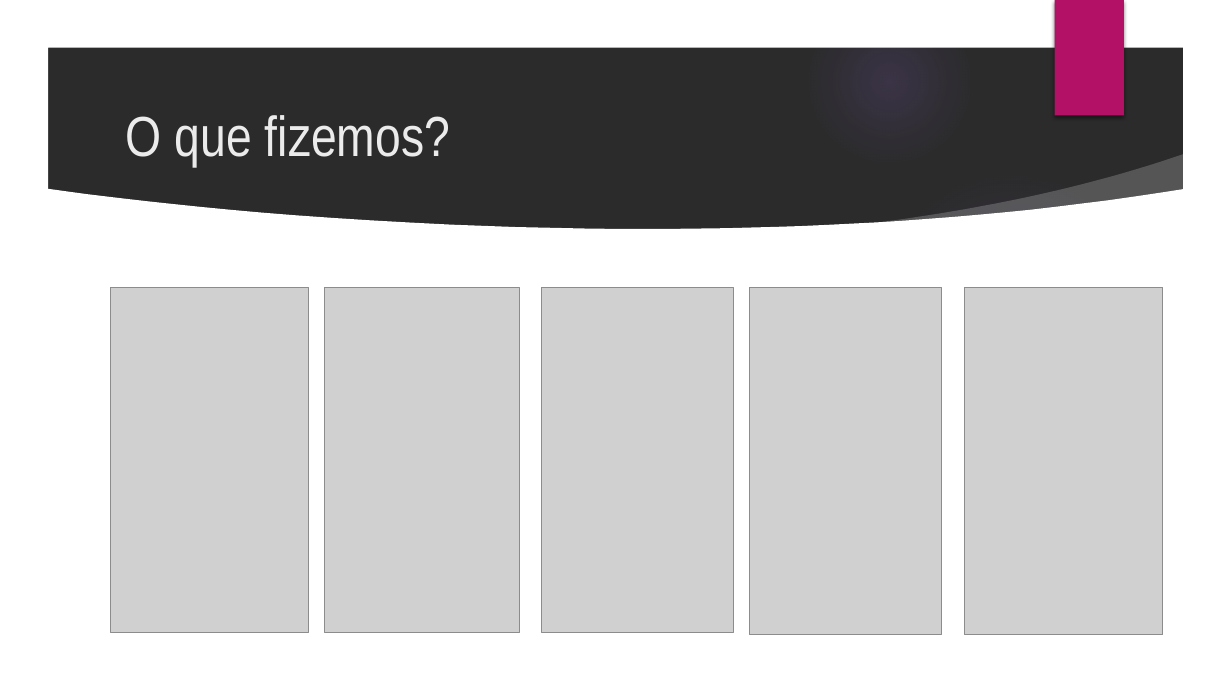
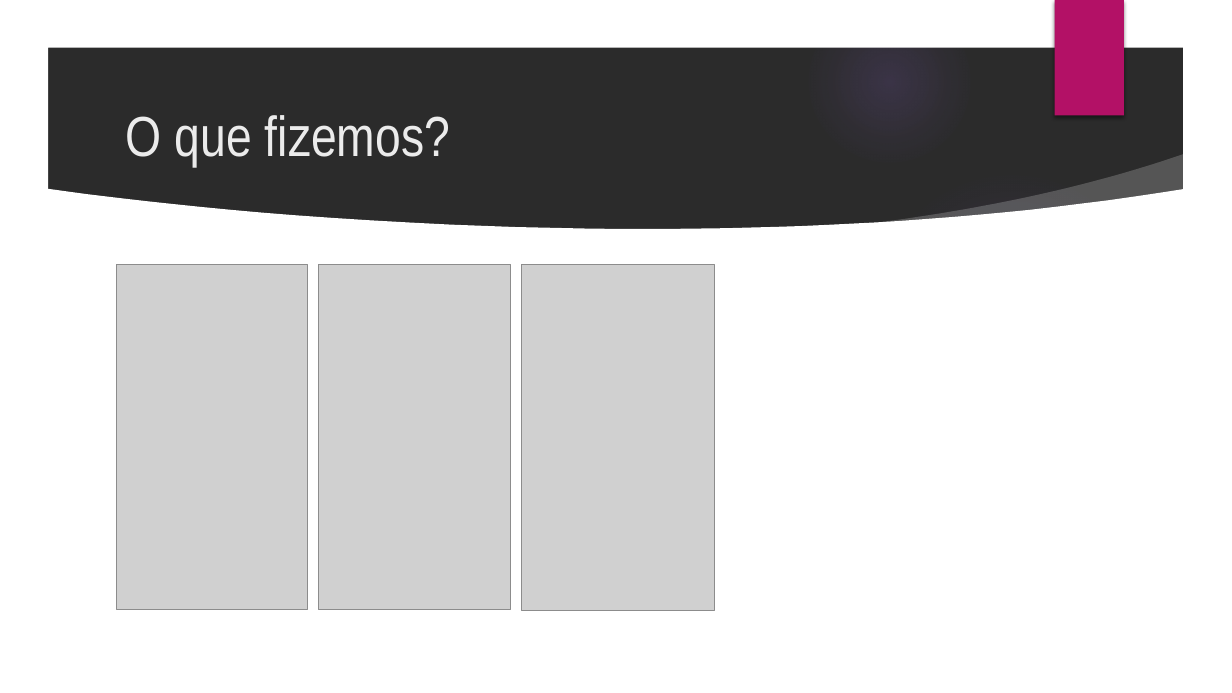
Before and after one commit to andersonf007/Divulgue-Aqui, a slide deck: slide 4 of Apresentacao/apresentacao-tcc.pptx. Drawn at 1232x693 pixels with LibreOffice and Linux fonts; fonts in the diff are those of the drawing; grey boxes stand for pictures; background and template pictures are left out; a plain dark background stands for a picture behind light text. Boxes give left, top, right and bottom in pixels: in the first picture for what was removed or moved away, otherwise in the second. Text is boxed around its words. In the diff, an @@ line names an element or a change of style, - is before the commit and + after.

```diff
--- a/Apresentacao/apresentacao-tcc.pptx
+++ b/Apresentacao/apresentacao-tcc.pptx
@@ picture resized from (x1=111, y1=287, x2=309, y2=633) to (x1=116, y1=264, x2=307, y2=610) @@
@@ picture moved from (x1=325, y1=287, x2=519, y2=633) to (x1=318, y1=264, x2=511, y2=610) @@
@@ picture moved from (x1=542, y1=287, x2=733, y2=633) to (x1=521, y1=264, x2=714, y2=610) @@
@@ picture removed at (x1=750, y1=287, x2=941, y2=635) @@
@@ picture removed at (x1=964, y1=287, x2=1163, y2=635) @@
```
Also in this commit, not shown: 1 other slide changed, 1 slide added, 41 other files.
